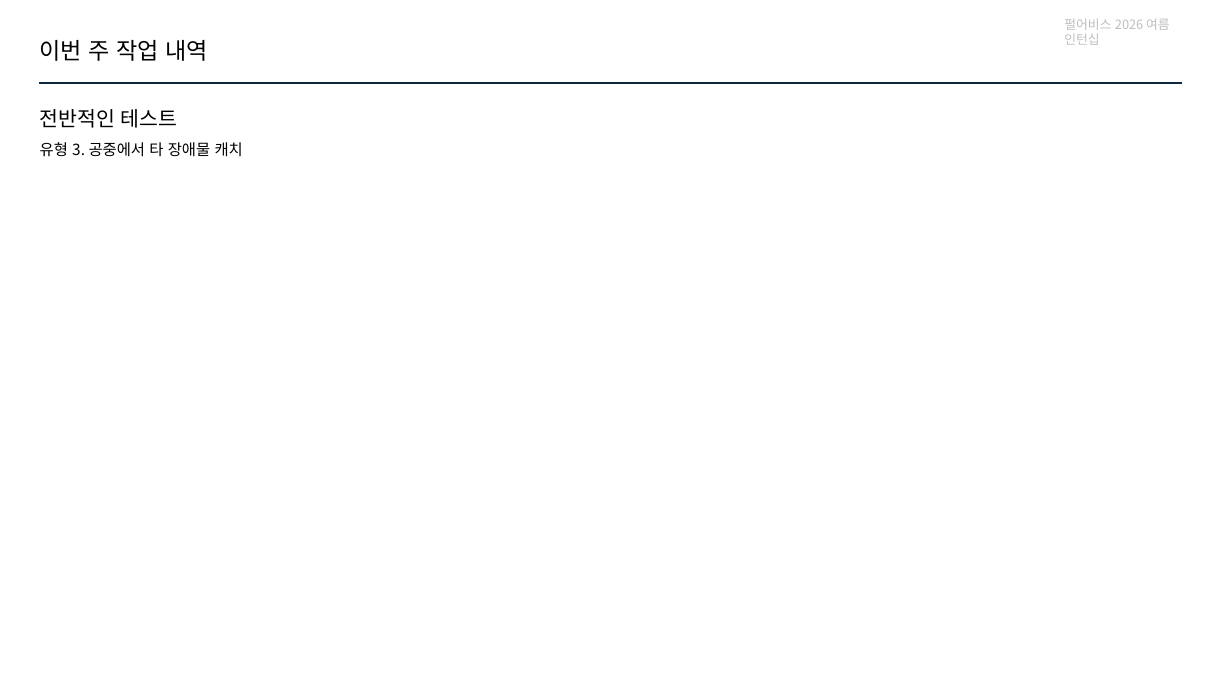
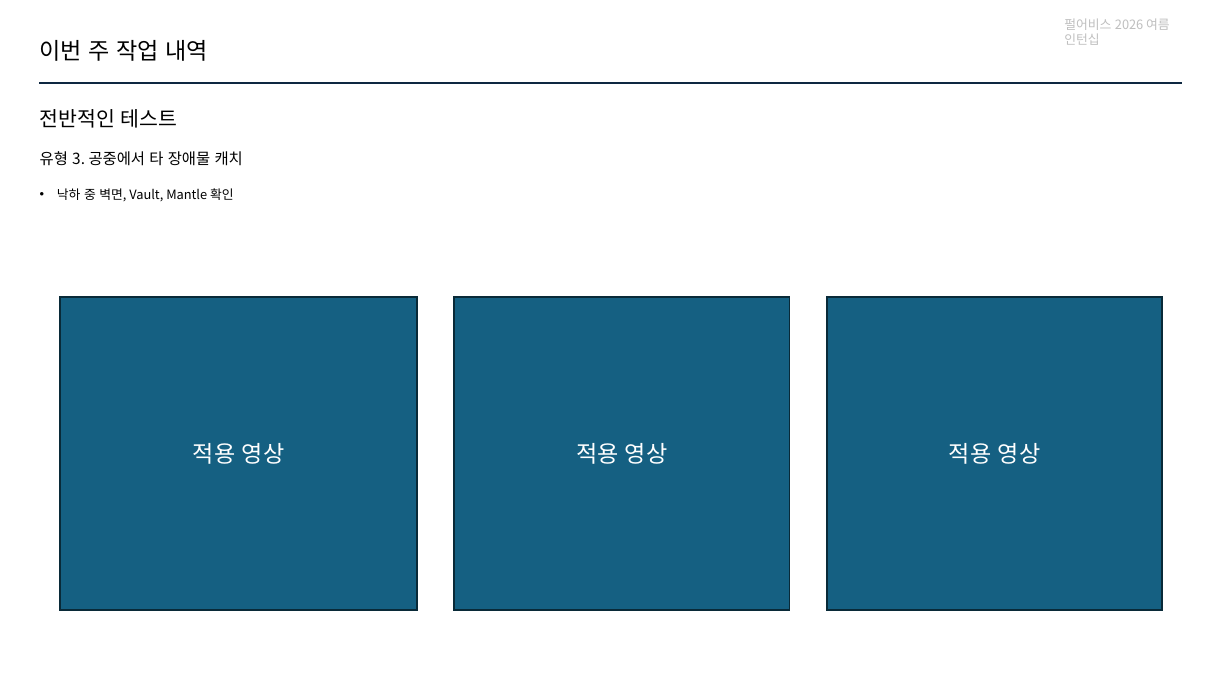
Before and after one commit to jhk0701/PA26-Character-Animation-Parkour, a slide deck: slide 12 of PPT/week6.pptx (slide 13 before the commit). Drawn at 1232x693 pixels with LibreOffice and Linux fonts; fonts in the diff are those of the drawing. Boxes give left, top, right and bottom in pixels: in the first picture for what was removed or moved away, otherwise in the second. Text is boxed around its words. In the diff, an @@ line names an element or a change of style, - is before the commit and + after.

```diff
--- a/PPT/week6.pptx
+++ b/PPT/week6.pptx
@@ text "유형 3. 공중에서 타 장애물 ..." at [40, 151, 243, 166]: line spacing 1 to 1.5 @@
@@ text added at [57, 188, 234, 201], 10 pt, text #000000 @@
+• 낙하 중 벽면, Vault, Mantle 확인
@@ rectangle added at [60, 297, 417, 610], fill #156082, outline #092A39 1.5 pt, 18 pt, text #FFFFFF @@
+적용 영상
@@ rectangle added at [454, 297, 789, 610], fill #156082, outline #092A39 1.5 pt, 18 pt, text #FFFFFF @@
+적용 영상
@@ rectangle added at [827, 297, 1163, 610], fill #156082, outline #092A39 1.5 pt, 18 pt, text #FFFFFF @@
+적용 영상
```
Also in this commit, not shown: 11 other slides changed, 1 slide added, 1 slide removed, 11 other files.
